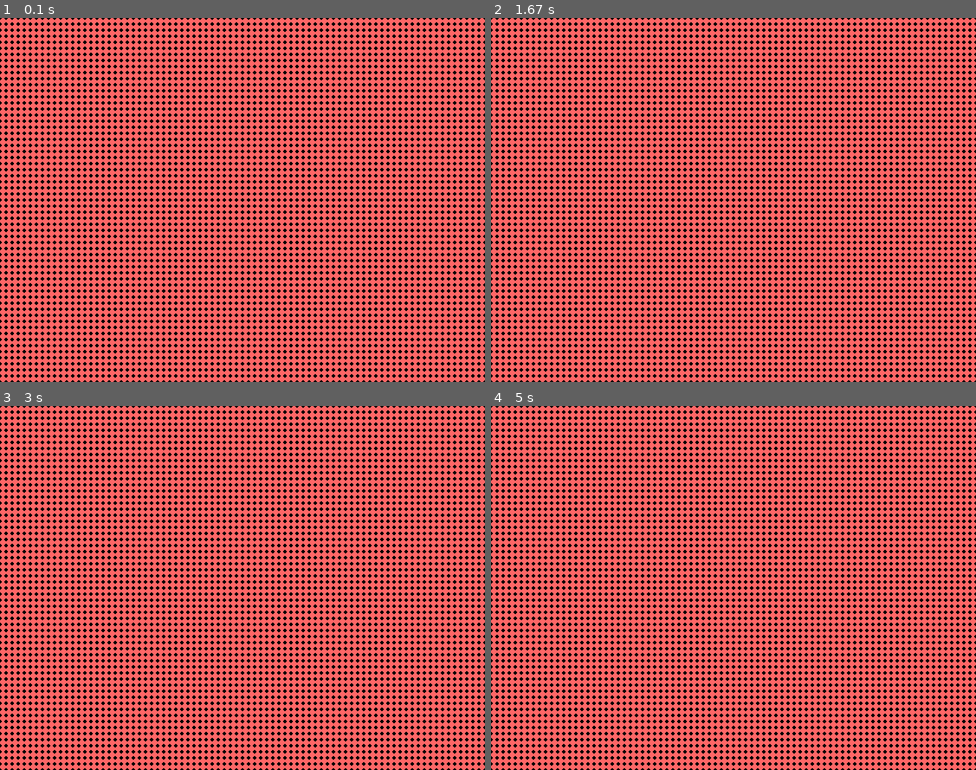
Above: before the commit, frames 1-4 (two rows, left to right).
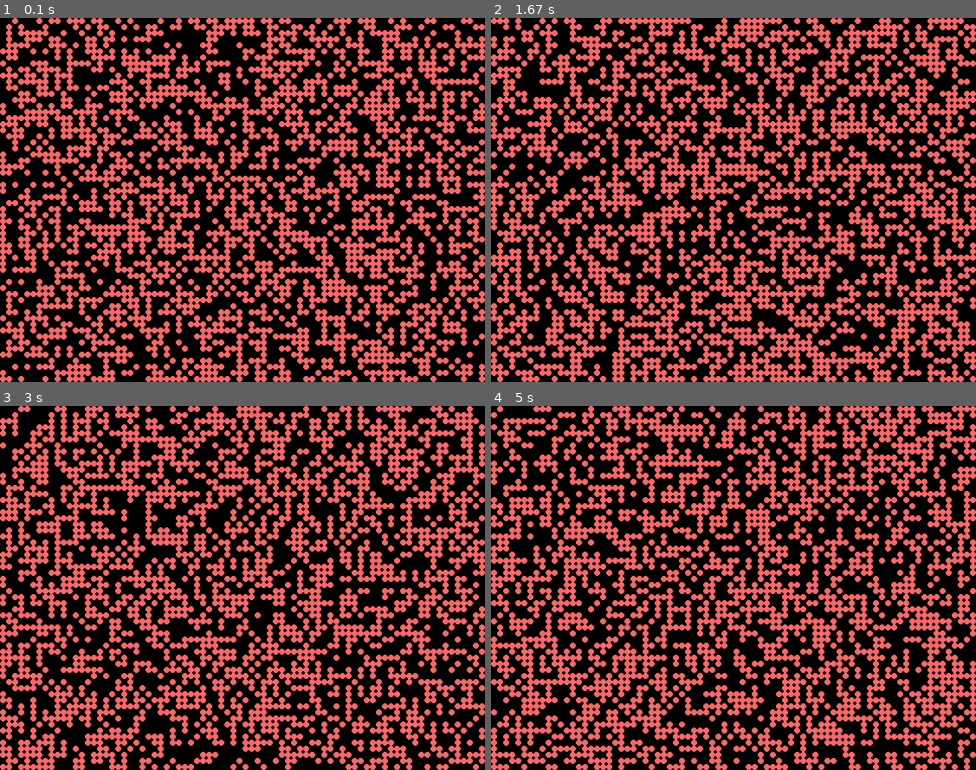
Above: after the commit, the same moments.

Repository: RMDircio/DevD_PygameGoF
Game: pygame game, started from GameOfLife/GameOfLife.py
The game is run twice, just before and just after one commit, with the same random seed, the same clock (stepped at 60 frames per second) and the same inputs.
Inputs:
- Up to frame 1 (0.1 s): no input
- Up to frame 2 (1.67 s): no input
- Up to frame 3 (3 s): no input
- Up to frame 4 (5 s): no input

The runs differ from the first frame. In frame 1, 39% of the frame differs, in the area x 0-100%, y 0-100%; in frame 2, 37%; in frame 3, 39%; in frame 4, 38%.

Commit message:
Randomized Grid

Diff:
--- a/GameOfLife/GameOfLife.py
+++ b/GameOfLife/GameOfLife.py
@@ -27,9 +27,14 @@
         self.num_of_rows = int(height / cell_size)
         print('columns: %d\nRows: %d' % (self.num_of_columns, self.num_of_rows))
         # set up game grid
-        self.grids = [[[0] * self.num_of_rows] * self.num_of_columns,
-                        [[0] * self.num_of_rows] * self.num_of_columns]
+        self.grids = []
 
+        rows = []
+        for num_of_rows in range(self.num_of_rows):
+            list_of_columns = [0] * self.num_of_columns
+            rows.append(list_of_columns)
+
+        self.grids.append(rows)
         self.game_grid_active = 0
         self.game_grid_inactive = []
         self.set_grid()
@@ -42,14 +47,14 @@
     # (0) --> all dead
     # ()  --> randomize
     # (None) --> randomize
-        for c in range(self.num_of_columns):
-            for r in range(self.num_of_rows):
+        for r in range(self.num_of_rows):
+            for c in range(self.num_of_columns):
                 if value is None:
-                    cell_value = random.choice([0,1])
+                    cell_value = random.randint(0,1)
                 else:
                     cell_value = value
                 # set to value from 0 -1
-                self.grids[self.game_grid_active][c][r] = cell_value
+                self.grids[self.game_grid_active][r][c] = cell_value
 
 
     # clear the screen
@@ -62,17 +67,25 @@
         # look at current generation
         # update inactive gride to store next generation
         # change out active grid
-        pass
+        self.set_grid(None)
+
 
     def draw_grid(self):
+        # clear screen first
+        self.clear_screen()
         # draw circles on grid
         #(surface, color, center(x,y), radius, width)
         # circle = pygame.draw.circle(self.screen, alive_coral, (50,50), 5, 0)
         for c in range(self.num_of_columns):
             for r in range(self.num_of_rows):
+                # set up colors
+                if self.grids[self.game_grid_active][r][c] == 1:
+                    color = alive_coral
+                else:
+                    color = dead_black
                 #(surface, color, center(x,y), radius, width)
                 pygame.draw.circle(self.screen,
-                                            alive_coral,
+                                            color,
                                             (int(c * cell_size + (cell_size /2)),
                                             int(r * cell_size + (cell_size/2))),
                                             int(cell_size/2),
@@ -95,6 +108,7 @@
             self.handle_events()
             self.update_generation()
             self.draw_grid()
+            # pygame.time.wait(1)
 
 
 
Not shown, removed: test.md
